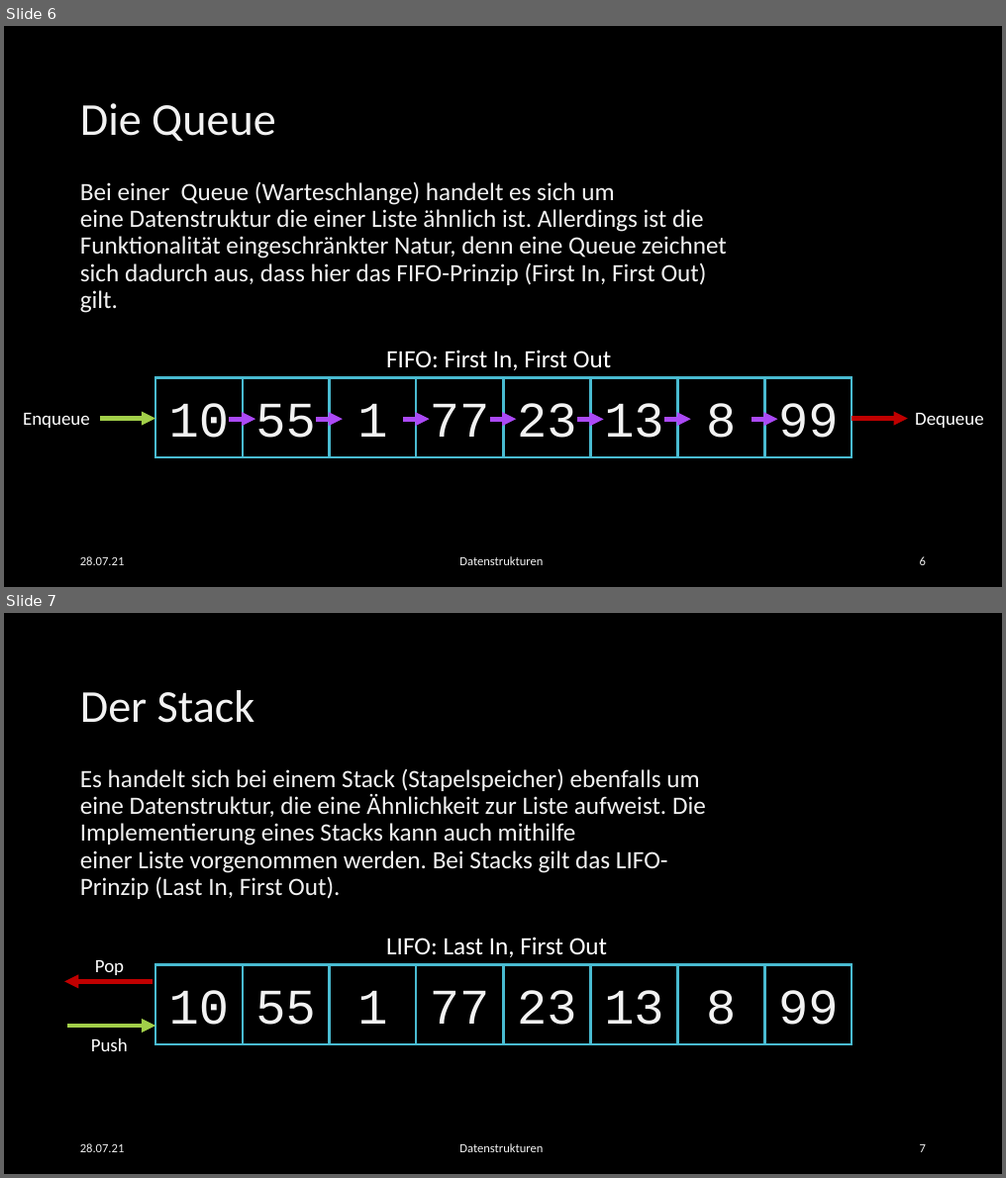
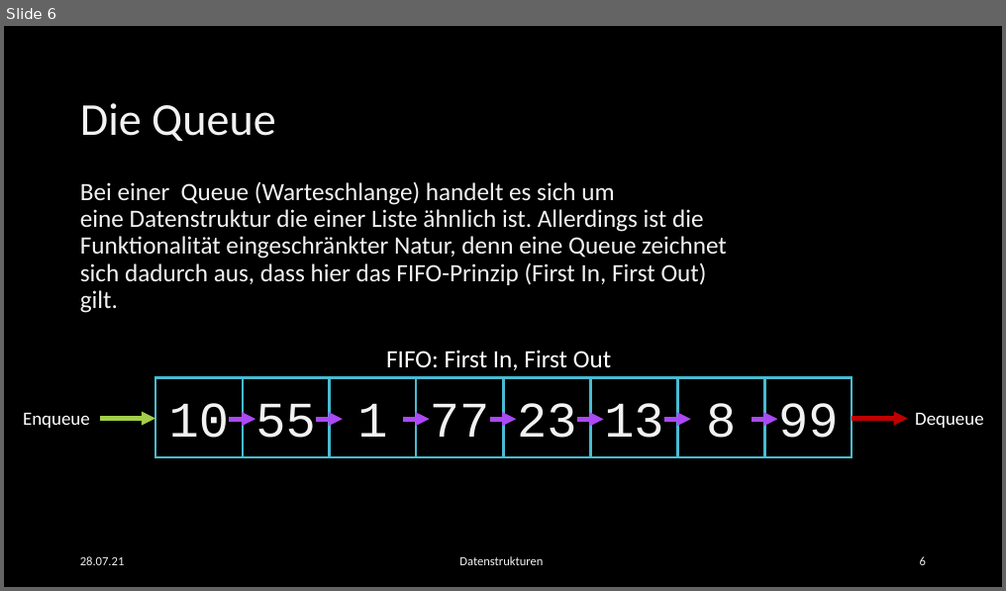
Before and after one commit to EsstBananeImEi/python_kurs, a slide deck: Materialien/Powerpoint/Einfuehrung in Datenstrukturen.pptx. Shown one above the other, each under a label of ours: slides 6 and 7 before the commit, slide 6 after it. The pictures are 1006x1178 and 1006x591 pixels, drawn with LibreOffice and Linux fonts; fonts in the diff are those of the drawing; background and template pictures are left out. Boxes give left, top, right and bottom in pixels: in the first picture for what was removed or moved away, otherwise in the second. Text is boxed around its words. In the diff, an @@ line names an element or a change of style, - is before the commit and + after.

```diff
--- a/Materialien/Powerpoint/Einfuehrung in Datenstrukturen.pptx
+++ b/Materialien/Powerpoint/Einfuehrung in Datenstrukturen.pptx
@@ slide 7 removed at (4,613,1002,1174), background picture (left out) @@
@@ title removed at (80,690,255,723) @@
-Der Stack
@@ text removed at (80,768,706,899) @@
-Es handelt sich bei einem Stack (Stapelspeicher) ebenfalls um eine Datenstruktur, die eine Ähnlichkeit zur Liste aufweist. Die Implementierung eines Stacks kann auch mithilfe einer Liste vorgenommen werden. Bei Stacks gilt das LIFO-Prinzip (Last In, First Out).
@@ text removed at (386,937,607,958) @@
-LIFO: Last In, First Out
@@ text removed at (95,960,124,975) @@
-Pop
@@ rectangle removed at (155,964,242,1045) @@
-10
@@ rectangle removed at (243,964,330,1045) @@
-55
@@ rectangle removed at (330,964,417,1045) @@
-1
@@ rectangle removed at (417,964,503,1045) @@
-77
@@ rectangle removed at (503,964,590,1045) @@
-23
@@ rectangle removed at (591,964,678,1045) @@
-13
@@ rectangle removed at (678,964,764,1045) @@
-8
@@ rectangle removed at (765,964,852,1045) @@
-99
@@ arrow removed from (152, 982) to (64, 982) @@
@@ arrow removed from (67, 1026) to (155, 1026) @@
@@ text removed at (91,1039,128,1052) @@
-Push
@@ text removed at (80,1144,125,1153) @@
-28.07.21
@@ text removed at (459,1144,543,1153) @@
-Datenstrukturen
@@ page number removed at (920,1145,926,1153) @@
-7
```
Also in this commit, not shown: 1 slide changed, 9 other files.
